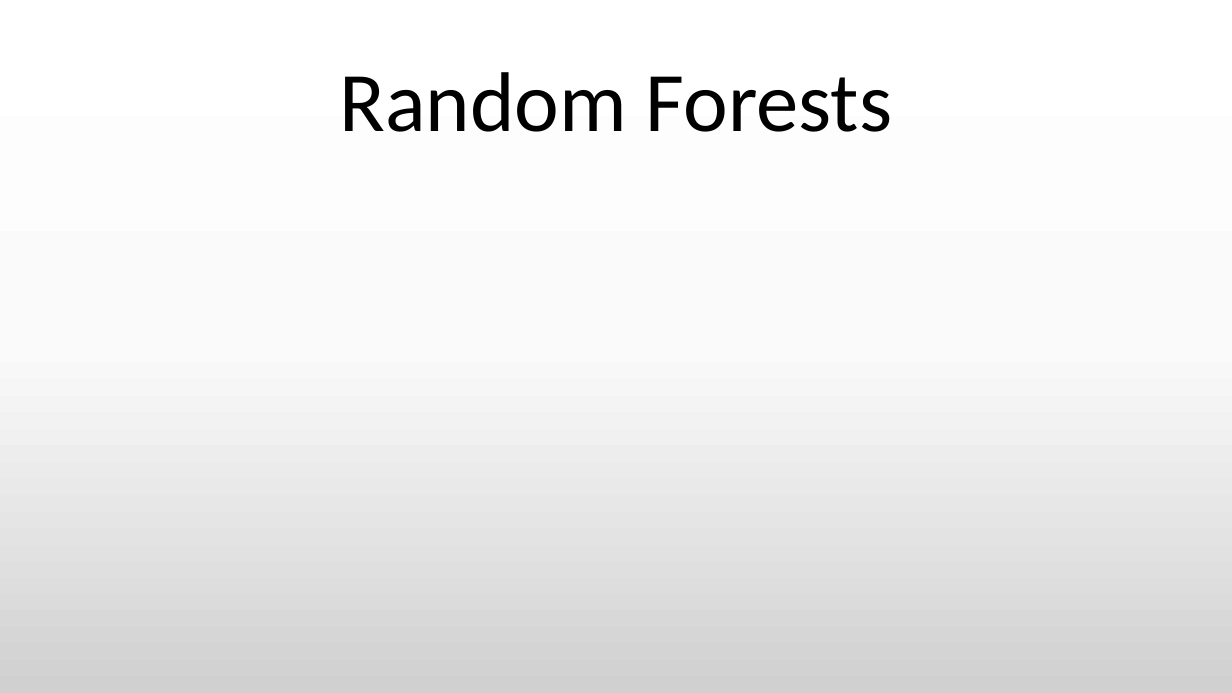
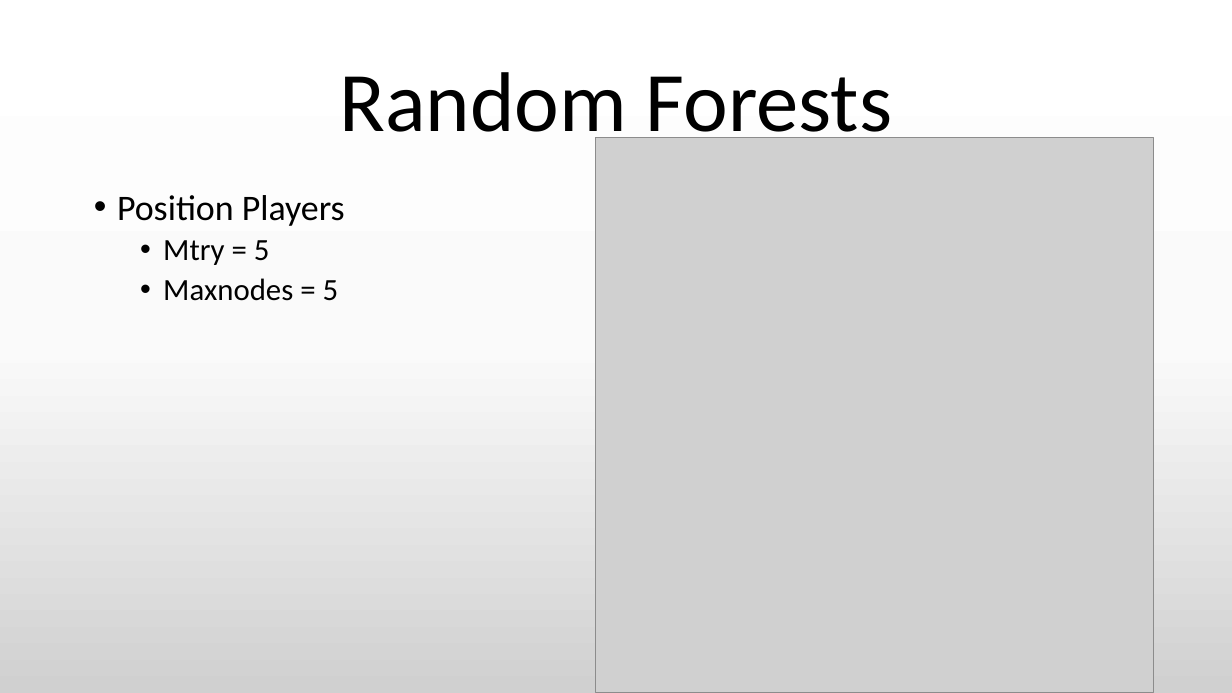
Before and after one commit to Riles567/Capstone, a slide deck: slide 13 of CapstonePresentation.pptx (slide 12 before the commit). Drawn at 1232x693 pixels with LibreOffice and Linux fonts; fonts in the diff are those of the drawing; grey boxes stand for pictures. Boxes give left, top, right and bottom in pixels: in the first picture for what was removed or moved away, otherwise in the second. Text is boxed around its words. In the diff, an @@ line names an element or a change of style, - is before the commit and + after.

```diff
--- a/CapstonePresentation.pptx
+++ b/CapstonePresentation.pptx
@@ picture added at (x1=595, y1=138, x2=1153, y2=693) @@
@@ text added at (x1=117, y1=195, x2=345, y2=301), 24 pt, text #000000 @@
+• Position Players
+  • Mtry = 5
+  • Maxnodes = 5
```
Also in this commit, not shown: 9 other slides changed, 9 slides added, 7 slides removed.
